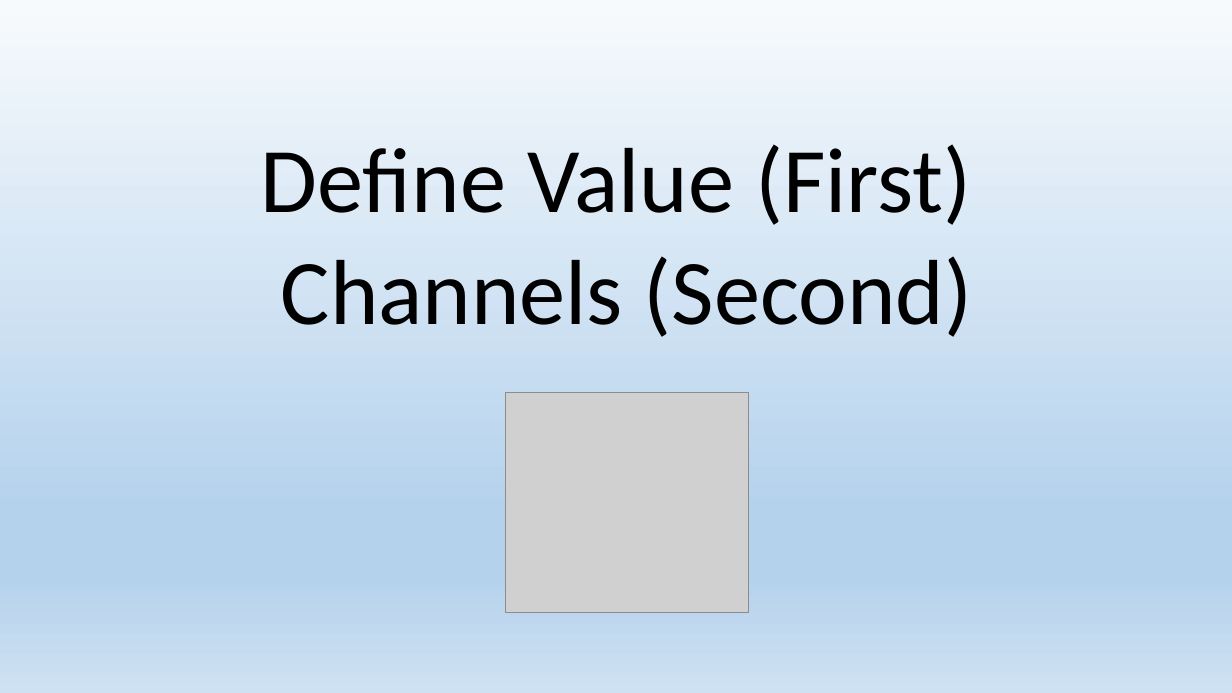
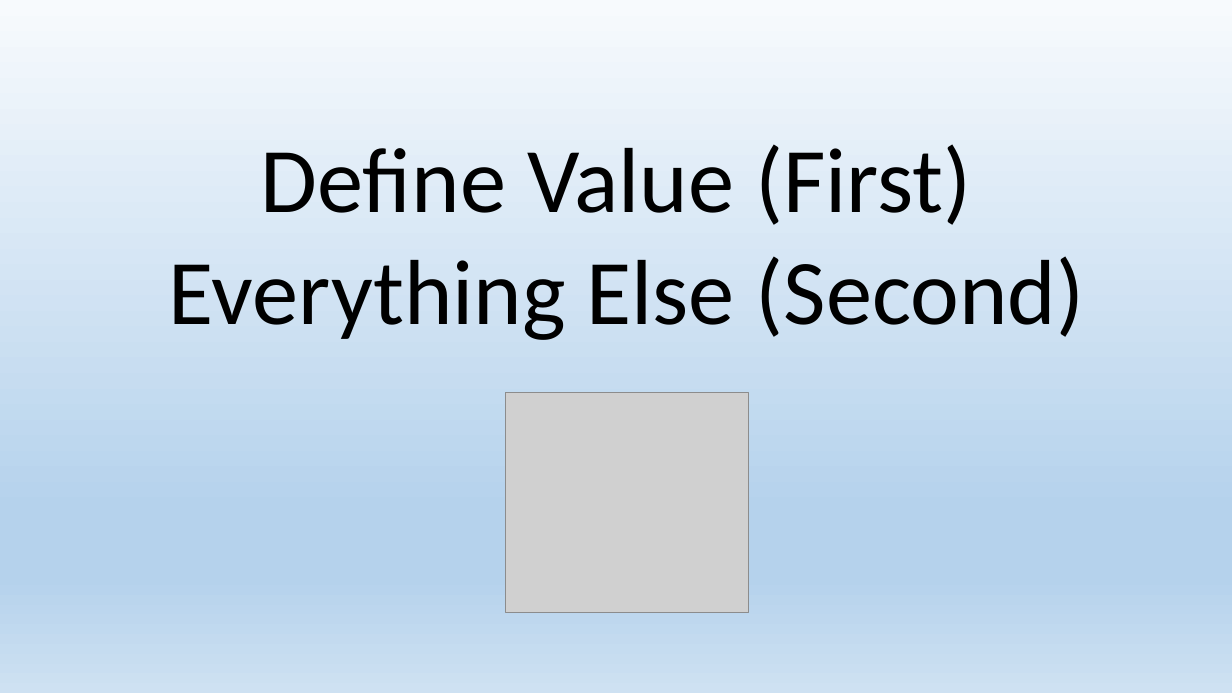
Before and after one commit to mydatastory-dev/projects, a slide deck: slide 8 of _library/library_as_brand.pptx. Drawn at 1232x693 pixels with LibreOffice and Linux fonts; fonts in the diff are those of the drawing; grey boxes stand for pictures. Boxes give left, top, right and bottom in pixels: in the first picture for what was removed or moved away, otherwise in the second. Text is boxed around its words. In the diff, an @@ line names an element or a change of style, - is before the commit and + after.

```diff
--- a/_library/library_as_brand.pptx
+++ b/_library/library_as_brand.pptx
@@ text at (x1=169, y1=256, x2=1084, y2=340): text changed @@
-Channels (Second)
+Everything Else (Second)
```
Also in this commit, not shown: 3 other slides changed, 4 slides added, 4 slides removed.
